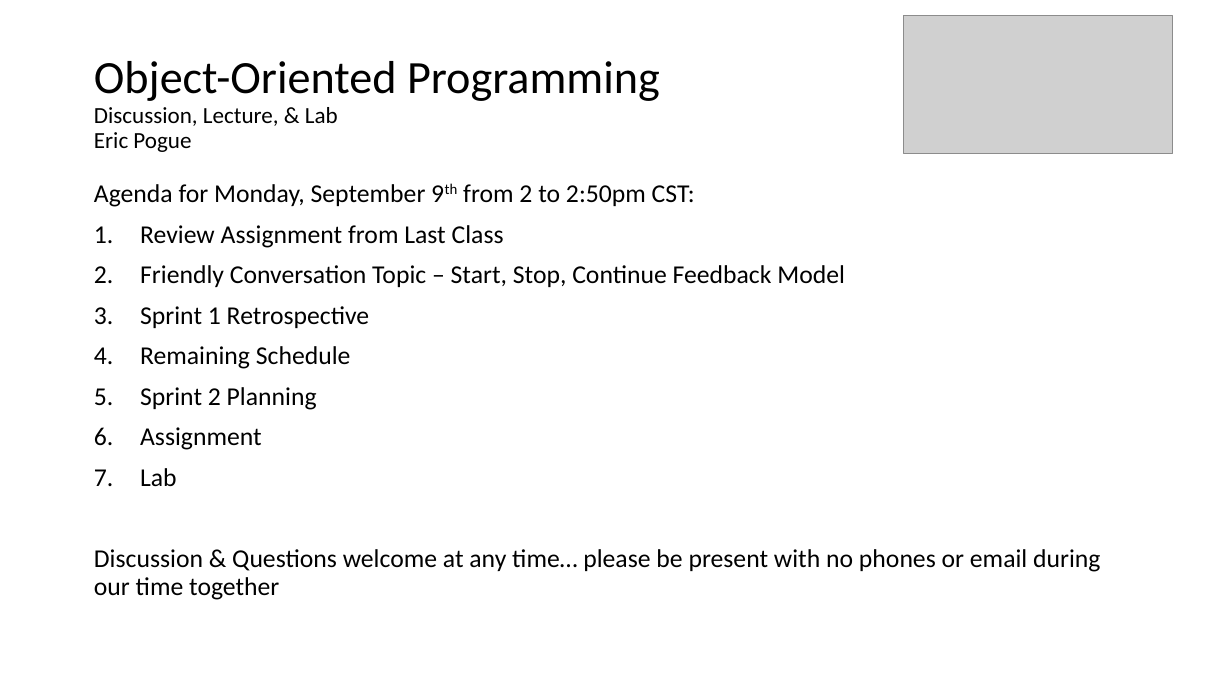
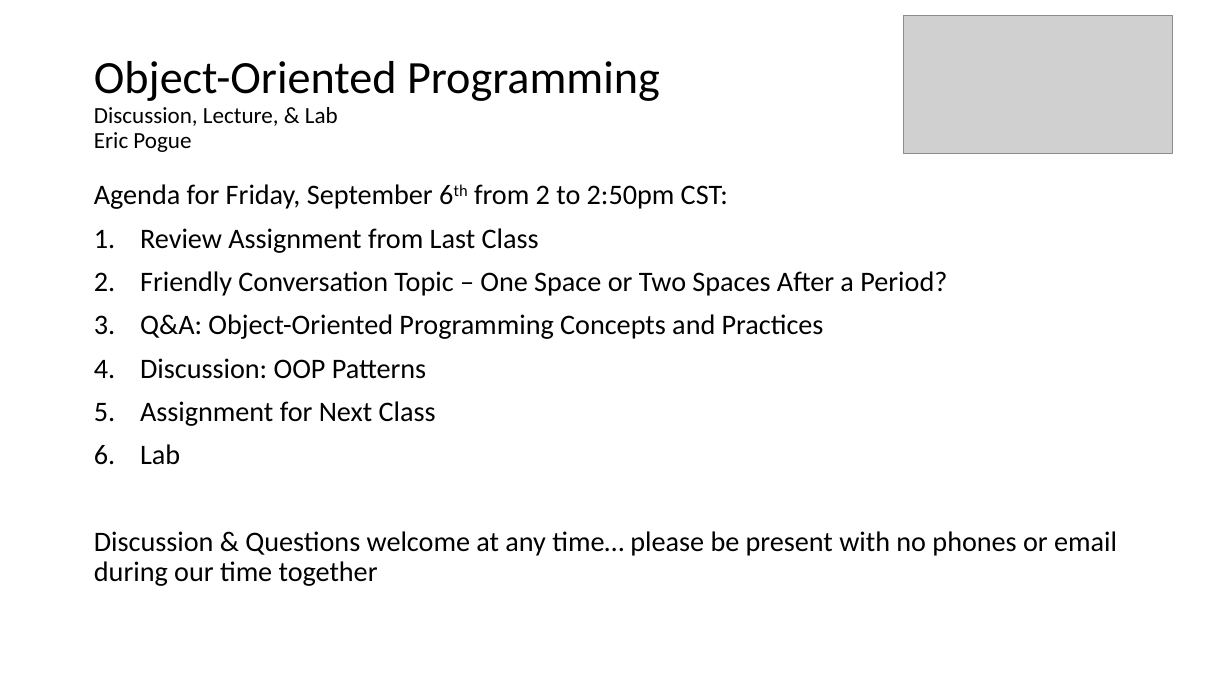
Before and after one commit to EricJPogue/CPSC-24500, a slide deck: slide 1 of lecture-slides/2019-09-06-oop.pptx. Drawn at 1232x693 pixels with LibreOffice and Linux fonts; fonts in the diff are those of the drawing; grey boxes stand for pictures. Boxes give left, top, right and bottom in pixels: in the first picture for what was removed or moved away, otherwise in the second. Text is boxed around its words. In the diff, an @@ line names an element or a change of style, - is before the commit and + after.

```diff
--- a/lecture-slides/2019-09-06-oop.pptx
+++ b/lecture-slides/2019-09-06-oop.pptx
@@ text at (x1=94, y1=184, x2=728, y2=209): text changed; size 20 to 22 pt @@
-Agenda for Monday, September 9th from 2 to 2:50pm CST:
+Agenda for Friday, September 6th from 2 to 2:50pm CST:
@@ text at (x1=94, y1=228, x2=1117, y2=586): size 20 to 22 pt in "Review Assignment from Last Class", "Lab", "Discussion & Questions welcome at any time… ..." @@
@@ text at (x1=140, y1=271, x2=947, y2=426): text changed; size 20 to 22 pt @@
-2. Friendly Conversation Topic – Start, Stop, Continue Feedback Model
-3. Sprint 1 Retrospective
-4. Remaining Schedule
-5. Sprint 2 Planning
-6. Assignment
+2. Friendly Conversation Topic – One Space or Two Spaces After a Period?
+3. Q&A: Object-Oriented Programming Concepts and Practices
+4. Discussion: OOP Patterns
+5. Assignment for Next Class
```
Also in this commit, not shown: 3 other slides changed, 6 slides added, 10 slides removed, 1 other file.
